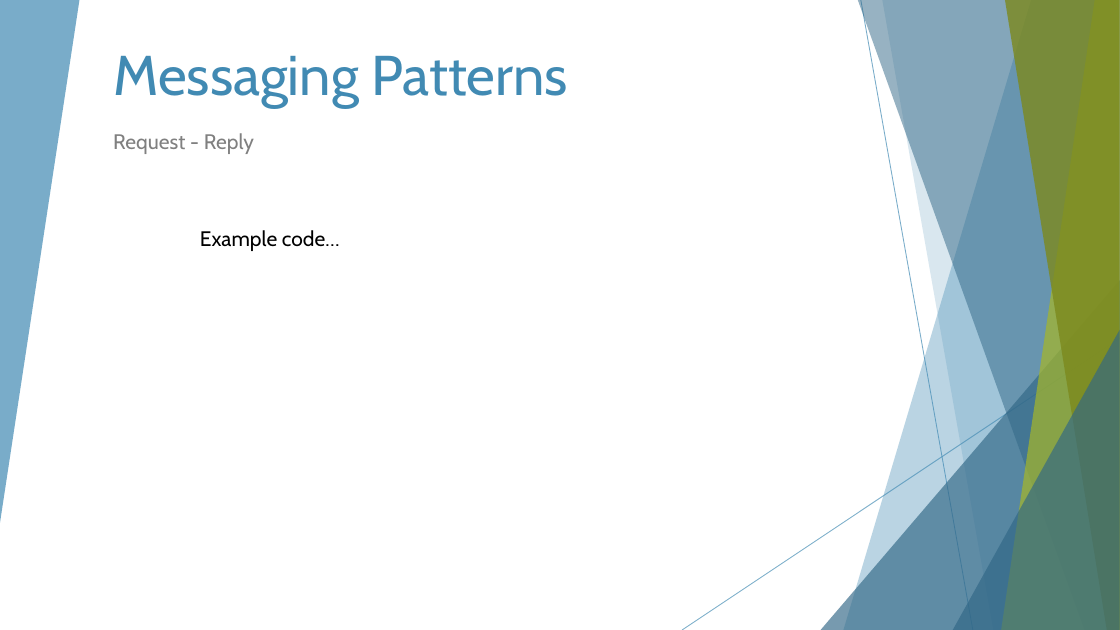
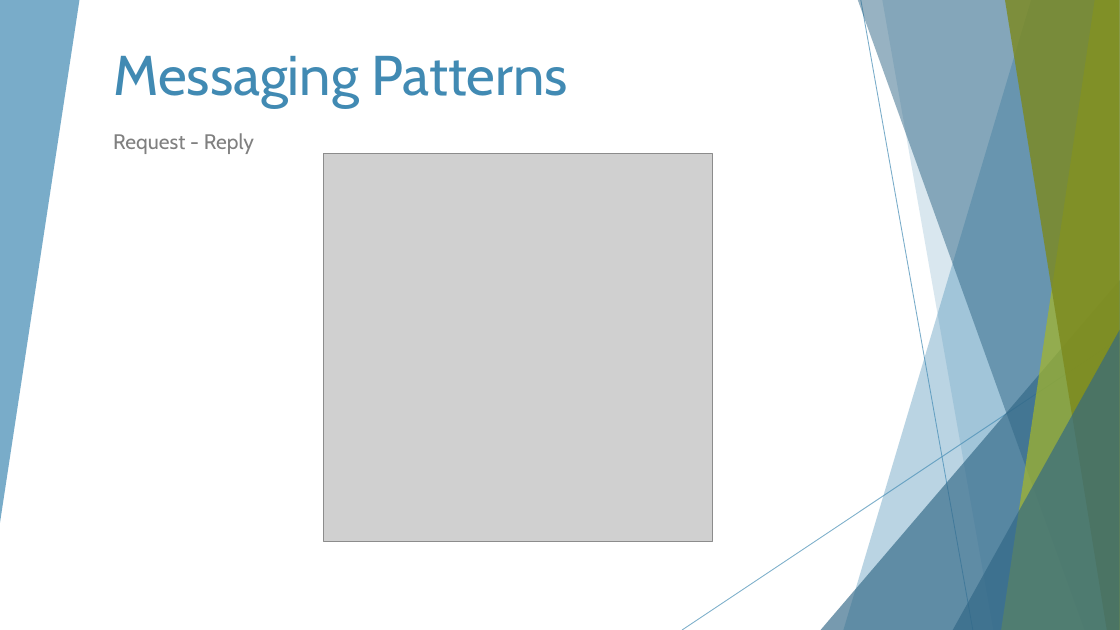
Before and after one commit to francois-normandin/mqtt-lv-py-demo, a slide deck: slide 17 of UKTAG 20210528 MQTT.pptx. Drawn at 1120x630 pixels with LibreOffice and Linux fonts; fonts in the diff are those of the drawing; grey boxes stand for pictures. Boxes give left, top, right and bottom in pixels: in the first picture for what was removed or moved away, otherwise in the second. Text is boxed around its words. In the diff, an @@ line names an element or a change of style, - is before the commit and + after.

```diff
--- a/UKTAG 20210528 MQTT.pptx
+++ b/UKTAG 20210528 MQTT.pptx
@@ picture added at <box>323,154,712,541</box> @@
@@ text removed at <box>200,230,340,251</box> @@
-Example code…
```
Also in this commit, not shown: 2 other slides changed, 9 other files.
